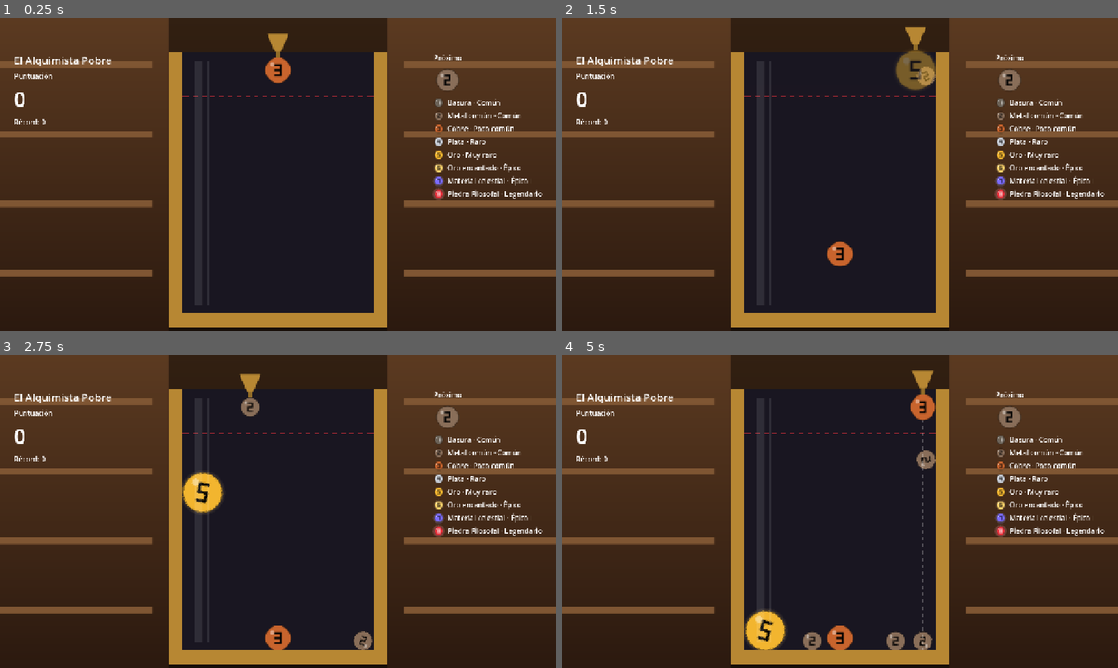
Above: before the commit, frames 1-4 (two rows, left to right).
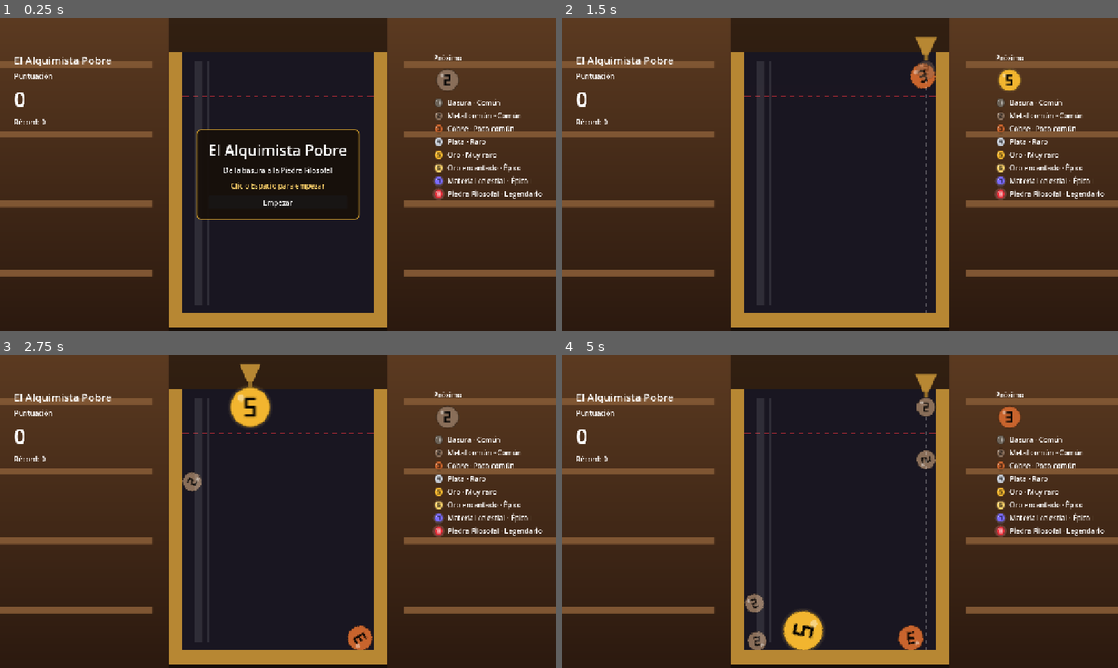
Above: after the commit, the same moments.

Repository: Francisco-Beltran-Millalen/suika-poor-alchemist
Game: Godot game, scene res://game/main.tscn
The game is run twice, just before and just after one commit, with the same random seed, the same clock (stepped at 60 frames per second) and the same inputs.
Inputs (mouse positions are in pixels of both pictures, inside the frame that each line leads up to):
- Up to frame 1 (0.25 s): no input
- Up to frame 2 (1.5 s): click (840, 202) at 0.5 s, where only the run after the commit has a clickable "Empezar"; tap Enter at 1.25 s; move the mouse to (962, 158) at 1.27 s; hold Space (drop) from 1.28 s (still down); click (962, 158) at 1.42 s
- Up to frame 3 (2.75 s): release Space (drop) at 2 s; drag from (166, 527) to (250, 574) at 2.02 s
- Up to frame 4 (5 s): move the mouse to (895, 442) at 2.77 s; hold Space (drop) 2.78-3.5 s; tap D (aim_right) at 2.85 s; click (895, 442) at 2.92 s; drag from (812, 574) to (673, 464) at 3.52 s; move the mouse to (1006, 558) at 4.27 s; hold Shift from 4.28 s (still down); click (1006, 558) at 4.42 s; tap Space (drop) at 4.55 s; tap R (restart) at 4.9 s

The runs differ from the first frame. In frame 1, 1.9% of the frame differs, in the area x 35-65%, y 4-65%; in frame 2, 1.6%; in frame 3, 2.3%; in frame 4, 3.2%, in the area x 32-83%, y 4-95%.

Commit message:
feat(sesión): pantalla de título y pausa
Co-Authored-By: Claude Sonnet 5.5 <noreply@anthropic.com>

Diff:
--- a/game/game_state.gd
+++ b/game/game_state.gd
@@ -33,6 +33,11 @@
 
 func get_next_piece() -> PieceData:
 	return _next_piece
+
+
+## `READY`: la partida espera a empezar (pantalla de título).
+func is_ready() -> bool:
+	return _status == Status.READY
 
 
 func is_playing() -> bool:
--- a/game/main.gd
+++ b/game/main.gd
@@ -11,6 +11,8 @@
 @export var config: GameConfig = preload("res://game/game_config.tres")
 ## Presets que F1–F3 activan. Solo se usan en builds de depuración.
 @export var debug_strategies: Array[SpawnStrategy] = []
+## `false` en los tests: la partida arranca sin pantalla de título.
+@export var show_title: bool = true
 ## Ruta del récord. Vacía → récord solo en memoria (la usan los tests).
 @export var records_path: String = "user://records.cfg"
 ## Sonidos de la partida (todos opcionales).
@@ -46,7 +48,7 @@
 			push_error(error)
 		return
 	_compose()
-	_start_new_game()
+	_start_new_game(show_title)
 
 
 # Getters de solo lectura para los tests de integración; el juego no los usa.
@@ -110,7 +112,10 @@
 	_ui.setup(_state, config.piece_catalog, _scores)
 	_drop_controller.aim_requested.connect(_drop_system.request_aim_global)
 	_drop_controller.aim_step_requested.connect(_drop_system.request_aim_step)
-	_drop_controller.drop_requested.connect(_drop_system.request_drop)
+	_drop_controller.drop_requested.connect(_on_drop_requested)
+	_drop_controller.pause_requested.connect(_on_pause_requested)
+	_ui.start_requested.connect(_on_start_requested)
+	_ui.resume_requested.connect(_on_resume_requested)
 	_spawner.piece_spawned.connect(_merge_system.register_piece)
 	_state.status_changed.connect(_on_state_status_changed)
 	_ui.restart_requested.connect(_on_restart_requested)
@@ -126,8 +131,8 @@
 	add_child(_debug_timer)
 
 
-# Orden de `02` §8.5. El primer arranque usa la misma función.
-func _start_new_game() -> void:
+# Orden de `02` §8. `with_title` deja la partida en `READY` (pantalla de título).
+func _start_new_game(with_title: bool) -> void:
 	_merge_system.reset()
 	_danger_system.reset()
 	_board.clear_pieces()
@@ -135,7 +140,8 @@
 	_state.reset()
 	_drop_system.reset()
 	_board.set_frozen(false)
-	_state.start()
+	if not with_title:
+		_state.start()
 
 
 # Con `stretch/aspect = "expand"` el ancho visible cambia con la ventana.
@@ -145,16 +151,58 @@
 
 
 # La regla de "terminada" vive en `GameState`; aquí se congela el tablero y se registra el récord.
+# Con la partida en `READY`, el clic que empieza no suelta una pieza. Las
+# señales llaman a los métodos aunque el nodo esté pausado: la guarda cuenta aquí.
+func _on_drop_requested() -> void:
+	if get_tree().paused:
+		return
+	if _state.is_ready():
+		_state.start()
+	else:
+		_drop_system.request_drop()
+
+
+func _on_start_requested() -> void:
+	_state.start()
+
+
+func _on_pause_requested() -> void:
+	if get_tree().paused:
+		_set_paused(false)
+	elif _state.is_playing():
+		_set_paused(true)
+
+
+func _on_resume_requested() -> void:
+	if get_tree().paused:
+		_set_paused(false)
+
+
+# Nadie más consulta el árbol: la UI y el audio se avisan desde aquí.
+func _set_paused(paused: bool) -> void:
+	get_tree().paused = paused
+	_ui.set_paused(paused)
+	_audio_director.set_paused(paused)
+
+
+func _notification(what: int) -> void:
+	if what == NOTIFICATION_APPLICATION_FOCUS_OUT and _state != null \
+			and _state.is_playing() and not get_tree().paused:
+		_set_paused(true)
+
+
 func _on_state_status_changed(_status: GameState.Status) -> void:
 	_board.set_frozen(_state.is_finished())
 	if _state.is_finished():
 		_scores.submit(_state.get_score())
 
 
-# Solo se reinicia una partida terminada (la consulta vive en `GameState`).
+# Se reinicia una partida terminada o en pausa (la consulta vive en `GameState`).
 func _on_restart_requested() -> void:
-	if _state.is_finished():
-		_start_new_game()
+	if _state.is_finished() or get_tree().paused:
+		if get_tree().paused:
+			_set_paused(false)
+		_start_new_game(false)
 
 
 # Depuración: cambiar de estrategia reinicia la partida aunque esté en curso.
@@ -163,7 +211,7 @@
 		return
 	var strategy: SpawnStrategy = debug_strategies[index]
 	_generator.set_strategy(strategy)
-	_start_new_game()
+	_start_new_game(false)
 	_debug_strategy_name = strategy.resource_path.get_file().get_basename()
 	_ui.set_debug_text("Estrategia: %s" % _debug_strategy_name)
 
--- a/game/main.tscn
+++ b/game/main.tscn
@@ -81,6 +81,7 @@
 script = ExtResource("21_audio")
 
 [node name="DropController" type="Node" parent="."]
+process_mode = 3
 script = ExtResource("6_controller")
 
 [node name="DebugController" type="Node" parent="."]
--- a/project.godot
+++ b/project.godot
@@ -84,6 +84,13 @@
 ]
 }
 
+pause={
+"deadzone": 0.2,
+"events": [Object(InputEventKey,"resource_local_to_scene":false,"resource_name":"","device":-1,"window_id":0,"alt_pressed":false,"shift_pressed":false,"ctrl_pressed":false,"meta_pressed":false,"pressed":false,"keycode":0,"physical_keycode":4194305,"key_label":0,"unicode":0,"location":0,"echo":false,"script":null)
+, Object(InputEventKey,"resource_local_to_scene":false,"resource_name":"","device":-1,"window_id":0,"alt_pressed":false,"shift_pressed":false,"ctrl_pressed":false,"meta_pressed":false,"pressed":false,"keycode":0,"physical_keycode":80,"key_label":0,"unicode":0,"location":0,"echo":false,"script":null)
+]
+}
+
 [importer_defaults]
 
 texture={
--- a/tests/integration/test_danger_integration.gd
+++ b/tests/integration/test_danger_integration.gd
@@ -15,6 +15,7 @@
 	_main = (load("res://game/main.tscn") as PackedScene).instantiate() as Main
 	_main.config = _config
 	_main.records_path = ""
+	_main.show_title = false
 	add_child_autofree(_main)
 
 
--- a/tests/integration/test_merge_integration.gd
+++ b/tests/integration/test_merge_integration.gd
@@ -16,6 +16,7 @@
 	_main = (load("res://game/main.tscn") as PackedScene).instantiate() as Main
 	_main.config = _config
 	_main.records_path = ""
+	_main.show_title = false
 	add_child_autofree(_main)
 
 
--- a/tests/integration/test_session_integration.gd
+++ b/tests/integration/test_session_integration.gd
@@ -15,7 +15,21 @@
 	_main = (load("res://game/main.tscn") as PackedScene).instantiate() as Main
 	_main.config = _config
 	_main.records_path = ""
+	_main.show_title = false
 	add_child_autofree(_main)
+
+
+func after_each() -> void:
+	get_tree().paused = false
+
+
+func _make_titled_main() -> Main:
+	var titled := (load("res://game/main.tscn") as PackedScene).instantiate() as Main
+	titled.config = _config
+	titled.records_path = ""
+	titled.show_title = true
+	add_child_autofree(titled)
+	return titled
 
 
 func _spawn(level: int, pos: Vector2) -> Piece:
@@ -100,3 +114,80 @@
 	_main.get_state().set_game_over()
 	var label: Label = _main.get_ui().get_node("Root/GameOverView/VBox/NewRecord") as Label
 	assert_false(label.visible)
+
+
+func test_title_waits_in_ready_and_the_starting_click_does_not_drop() -> void:
+	var titled: Main = _make_titled_main()
+	var state: GameState = titled.get_state()
+	assert_eq(state.get_status(), GameState.Status.READY)
+	assert_eq(titled.get_board().get_pieces().size(), 0)
+	assert_true(titled.get_ui().get_node("Root/TitleView").visible, "se ve la vista de título")
+	titled.get_drop_controller().drop_requested.emit()
+	assert_eq(state.get_status(), GameState.Status.PLAYING)
+	assert_eq(titled.get_board().get_pieces().size(), 0, "el clic que empieza no suelta")
+	assert_false(titled.get_ui().get_node("Root/TitleView").visible)
+	titled.get_drop_controller().drop_requested.emit()
+	assert_eq(titled.get_board().get_pieces().size(), 1, "el siguiente clic sí suelta")
+
+
+func test_title_button_starts_the_game() -> void:
+	var titled: Main = _make_titled_main()
+	titled.get_ui().start_requested.emit()
+	assert_true(titled.get_state().is_playing())
+	assert_eq(titled.get_board().get_pieces().size(), 0)
+
+
+func test_pause_request_pauses_and_resumes_the_tree() -> void:
+	_main.get_drop_controller().pause_requested.emit()
+	assert_true(get_tree().paused)
+	assert_true(_main.get_ui().get_node("Root/PauseView").visible)
+	_main.get_drop_controller().pause_requested.emit()
+	assert_false(get_tree().paused)
+	assert_false(_main.get_ui().get_node("Root/PauseView").visible)
+
+
+func test_drop_request_while_paused_creates_no_piece() -> void:
+	_main.get_drop_controller().pause_requested.emit()
+	_main.get_drop_controller().drop_requested.emit()
+	assert_eq(_main.get_board().get_pieces().size(), 0)
+	_main.get_drop_controller().pause_requested.emit()
+	_main.get_drop_controller().drop_requested.emit()
+	assert_eq(_main.get_board().get_pieces().size(), 1, "al reanudar, suelta")
+
+
+func test_pause_request_outside_playing_does_nothing() -> void:
+	_main.get_state().set_game_over()
+	_main.get_drop_controller().pause_requested.emit()
+	assert_false(get_tree().paused)
+	var titled: Main = _make_titled_main()
+	titled.get_drop_controller().pause_requested.emit()
+	assert_false(get_tree().paused, "tampoco en el título")
+
+
+func test_resume_button_unpauses() -> void:
+	_main.get_drop_controller().pause_requested.emit()
+	_main.get_ui().resume_requested.emit()
+	assert_false(get_tree().paused)
+
+
+func test_restart_while_paused_restarts_and_unpauses() -> void:
+	_spawn(3, Vector2(300.0, 500.0))
+	_main.get_state().add_score(9)
+	_main.get_drop_controller().pause_requested.emit()
+	_main.get_ui().restart_requested.emit()
+	assert_false(get_tree().paused)
+	assert_false(_main.get_ui().get_node("Root/PauseView").visible)
+	assert_eq(_main.get_board().get_pieces().size(), 0)
+	assert_eq(_main.get_state().get_score(), 0)
+	assert_true(_main.get_state().is_playing())
+
+
+func test_losing_window_focus_pauses_a_running_game() -> void:
+	_main.notification(Node.NOTIFICATION_APPLICATION_FOCUS_OUT)
+	assert_true(get_tree().paused)
+
+
+func test_losing_window_focus_in_the_title_does_not_pause() -> void:
+	var titled: Main = _make_titled_main()
+	titled.notification(Node.NOTIFICATION_APPLICATION_FOCUS_OUT)
+	assert_false(get_tree().paused)
--- /dev/null
+++ b/tests/unit/test_drop_controller.gd
@@ -0,0 +1,56 @@
+extends GutTest
+
+var _controller: DropController
+
+
+func before_each() -> void:
+	_controller = DropController.new()
+	add_child_autofree(_controller)
+	watch_signals(_controller)
+
+
+func after_each() -> void:
+	get_tree().paused = false
+
+
+func _press(action: StringName) -> void:
+	var event := InputEventAction.new()
+	event.action = action
+	event.pressed = true
+	_controller._unhandled_input(event)
+
+
+func test_actions_emit_their_intentions() -> void:
+	_press(&"drop")
+	_press(&"restart")
+	_press(&"toggle_mute")
+	_press(&"pause")
+	assert_signal_emit_count(_controller, "drop_requested", 1)
+	assert_signal_emit_count(_controller, "restart_requested", 1)
+	assert_signal_emit_count(_controller, "mute_requested", 1)
+	assert_signal_emit_count(_controller, "pause_requested", 1)
+
+
+func test_while_paused_only_pause_is_emitted() -> void:
+	get_tree().paused = true
+	_press(&"drop")
+	_press(&"restart")
+	_press(&"toggle_mute")
+	var motion := InputEventMouseMotion.new()
+	motion.position = Vector2(300.0, 200.0)
+	_controller._unhandled_input(motion)
+	assert_signal_not_emitted(_controller, "drop_requested")
+	assert_signal_not_emitted(_controller, "restart_requested")
+	assert_signal_not_emitted(_controller, "mute_requested")
+	assert_signal_not_emitted(_controller, "aim_requested")
+	_press(&"pause")
+	assert_signal_emit_count(_controller, "pause_requested", 1)
+
+
+func test_controller_keeps_processing_while_paused() -> void:
+	var main := load("res://game/main.tscn") as PackedScene
+	var instance := main.instantiate() as Main
+	instance.records_path = ""
+	instance.show_title = false
+	add_child_autofree(instance)
+	assert_eq(instance.get_drop_controller().process_mode, Node.PROCESS_MODE_ALWAYS)
--- a/tests/unit/test_game_state.gd
+++ b/tests/unit/test_game_state.gd
@@ -16,6 +16,7 @@
 
 
 func test_initial_status_is_ready() -> void:
+	assert_true(_state.is_ready())
 	assert_eq(_state.get_status(), GameState.Status.READY)
 	assert_false(_state.is_playing())
 	assert_false(_state.is_finished())
--- a/tests/unit/test_game_ui.gd
+++ b/tests/unit/test_game_ui.gd
@@ -133,3 +133,36 @@
 	var view: Control = ui.get_node("Root/VictoryView") as Control
 	assert_true(await wait_until(func() -> bool: return view.visible, 2.0))
 	assert_true((ui.get_node("Root/VictoryView/VBox/NewRecord") as Label).visible)
+
+
+func test_title_view_shows_only_while_ready() -> void:
+	var title: Control = _node("Root/TitleView") as Control
+	assert_false(title.visible, "en PLAYING no se ve")
+	_state.reset()
+	assert_true(title.visible, "en READY se ve")
+	_state.start()
+	assert_false(title.visible)
+
+
+func test_pause_view_follows_set_paused() -> void:
+	var pause: Control = _node("Root/PauseView") as Control
+	assert_false(pause.visible)
+	_ui.set_paused(true)
+	assert_true(pause.visible)
+	_ui.set_paused(false)
+	assert_false(pause.visible)
+
+
+func test_start_resume_and_pause_restart_buttons_emit_their_signals() -> void:
+	watch_signals(_ui)
+	(_node("Root/TitleView/VBox/StartButton") as Button).pressed.emit()
+	(_node("Root/PauseView/VBox/ResumeButton") as Button).pressed.emit()
+	(_node("Root/PauseView/VBox/RestartButton") as Button).pressed.emit()
+	assert_signal_emit_count(_ui, "start_requested", 1)
+	assert_signal_emit_count(_ui, "resume_requested", 1)
+	assert_signal_emit_count(_ui, "restart_requested", 1)
+	assert_signal_emit_count(_ui, "button_pressed", 3)
+
+
+func test_ui_keeps_processing_while_paused() -> void:
+	assert_eq(_ui.process_mode, Node.PROCESS_MODE_ALWAYS)
--- a/tools/balance_sim.gd
+++ b/tools/balance_sim.gd
@@ -88,6 +88,9 @@
 	config.rng_seed = job["seed"] as int
 	_main = MAIN_SCENE.instantiate() as Main
 	_main.config = config
+	# Sin título la partida arranca sola; sin ruta de récord no se escribe el del usuario.
+	_main.show_title = false
+	_main.records_path = ""
 	for node_name: String in PRESENTATION_NODES:
 		var node: Node = _main.find_child(node_name, true, false)
 		if node != null:
--- a/ui/drop_controller.gd
+++ b/ui/drop_controller.gd
@@ -1,21 +1,32 @@
 class_name DropController
 extends Node
 ## Traduce el input del jugador en intenciones. No conoce reglas.
+##
+## Procesa también en pausa (`PROCESS_MODE_ALWAYS`), pero entonces solo emite
+## `pause_requested`: ni apuntar ni soltar.
 
 signal aim_requested(global_x: float)
 signal aim_step_requested(direction: float, delta: float)
 signal drop_requested
 signal restart_requested
 signal mute_requested
+signal pause_requested
 
 
 func _process(delta: float) -> void:
+	if get_tree().paused:
+		return
 	var direction: float = Input.get_axis("aim_left", "aim_right")
 	if direction != 0.0:
 		aim_step_requested.emit(direction, delta)
 
 
 func _unhandled_input(event: InputEvent) -> void:
+	if event.is_action_pressed("pause"):
+		pause_requested.emit()
+		return
+	if get_tree().paused:
+		return
 	if event is InputEventMouseMotion:
 		# Sin Camera2D, las coordenadas del viewport son las globales.
 		aim_requested.emit((event as InputEventMouseMotion).position.x)
--- a/ui/game_ui.gd
+++ b/ui/game_ui.gd
@@ -1,12 +1,16 @@
 class_name GameUI
 extends CanvasLayer
-## HUD: puntuación, PRÓXIMO, leyenda de rareza y pantallas de fin de partida.
+## HUD: puntuación, récord, PRÓXIMO, leyenda de rareza y las pantallas de
+## título, pausa y fin de partida. Procesa también en pausa.
 ##
 ## Observa el estado; nunca lo modifica. El reinicio sale como intención.
 
 signal restart_requested
 ## Se emite al pulsar cualquier botón (para el sonido de clic).
 signal button_pressed
+signal resume_requested
+## Botón de la vista de título.
+signal start_requested
 
 ## Segundos hasta mostrar la pantalla de victoria (deja ver la animación).
 @export var victory_view_delay: float = 1.5
@@ -25,6 +29,8 @@
 @onready var _victory_score: Label = $Root/VictoryView/VBox/FinalScore
 @onready var _victory_timer: Timer = $VictoryTimer
 @onready var _debug_label: Label = $Root/DebugLabel
+@onready var _title_view: PanelContainer = $Root/TitleView
+@onready var _pause_view: PanelContainer = $Root/PauseView
 @onready var _best_value: Label = $Root/LeftPanel/BestValue
 @onready var _game_over_record: Label = $Root/GameOverView/VBox/NewRecord
 @onready var _victory_record: Label = $Root/VictoryView/VBox/NewRecord
@@ -33,6 +39,9 @@
 func _ready() -> void:
 	($Root/GameOverView/VBox/RestartButton as Button).pressed.connect(_on_restart_button_pressed)
 	($Root/VictoryView/VBox/RestartButton as Button).pressed.connect(_on_restart_button_pressed)
+	($Root/TitleView/VBox/StartButton as Button).pressed.connect(_on_start_button_pressed)
+	($Root/PauseView/VBox/ResumeButton as Button).pressed.connect(_on_resume_button_pressed)
+	($Root/PauseView/VBox/RestartButton as Button).pressed.connect(_on_restart_button_pressed)
 	_victory_timer.timeout.connect(_on_victory_timer_timeout)
 
 
@@ -51,6 +60,11 @@
 	_on_state_score_changed(state.get_score())
 	_on_state_next_piece_changed(state.get_next_piece())
 	_on_state_status_changed(state.get_status())
+
+
+## Muestra u oculta la vista de pausa.
+func set_paused(paused: bool) -> void:
+	_pause_view.visible = paused
 
 
 ## Texto de depuración en una esquina; cadena vacía lo oculta.
@@ -102,6 +116,7 @@
 	_victory_timer.stop()
 	_game_over_view.hide()
 	_victory_view.hide()
+	_title_view.visible = status == GameState.Status.READY
 	if not _state.is_finished():
 		_is_new_record = false
 		_game_over_record.hide()
@@ -130,6 +145,16 @@
 	_show_end_view(_victory_view)
 
 
+func _on_start_button_pressed() -> void:
+	button_pressed.emit()
+	start_requested.emit()
+
+
+func _on_resume_button_pressed() -> void:
+	button_pressed.emit()
+	resume_requested.emit()
+
+
 func _on_restart_button_pressed() -> void:
 	button_pressed.emit()
 	restart_requested.emit()
--- a/ui/game_ui.tscn
+++ b/ui/game_ui.tscn
@@ -20,6 +20,7 @@
 content_margin_bottom = 24.0
 
 [node name="GameUI" type="CanvasLayer"]
+process_mode = 3
 script = ExtResource("1_ui")
 
 [node name="Root" type="Control" parent="."]
@@ -192,5 +193,80 @@
 layout_mode = 2
 text = "Reiniciar (R)"
 
+[node name="TitleView" type="PanelContainer" parent="Root"]
+visible = false
+layout_mode = 1
+anchors_preset = 8
+anchor_left = 0.5
+anchor_top = 0.5
+anchor_right = 0.5
+anchor_bottom = 0.5
+grow_horizontal = 2
+grow_vertical = 2
+mouse_filter = 2
+theme_override_styles/panel = SubResource("StyleBoxFlat_end_view")
+
+[node name="VBox" type="VBoxContainer" parent="Root/TitleView"]
+custom_minimum_size = Vector2(320, 0)
+layout_mode = 2
+mouse_filter = 2
+theme_override_constants/separation = 12
+
+[node name="Title" type="Label" parent="Root/TitleView/VBox"]
+layout_mode = 2
+theme_override_font_sizes/font_size = 34
+text = "El Alquimista Pobre"
+horizontal_alignment = 1
+autowrap_mode = 2
+
+[node name="Subtitle" type="Label" parent="Root/TitleView/VBox"]
+layout_mode = 2
+text = "De la basura a la Piedra Filosofal"
+horizontal_alignment = 1
+autowrap_mode = 2
+
+[node name="Hint" type="Label" parent="Root/TitleView/VBox"]
+layout_mode = 2
+theme_override_colors/font_color = Color(1, 0.83, 0.42, 1)
+text = "Clic o Espacio para empezar"
+horizontal_alignment = 1
+
+[node name="StartButton" type="Button" parent="Root/TitleView/VBox"]
+layout_mode = 2
+text = "Empezar"
+
+[node name="PauseView" type="PanelContainer" parent="Root"]
+visible = false
+layout_mode = 1
+anchors_preset = 8
+anchor_left = 0.5
+anchor_top = 0.5
+anchor_right = 0.5
+anchor_bottom = 0.5
+grow_horizontal = 2
+grow_vertical = 2
+mouse_filter = 2
+theme_override_styles/panel = SubResource("StyleBoxFlat_end_view")
+
+[node name="VBox" type="VBoxContainer" parent="Root/PauseView"]
+custom_minimum_size = Vector2(320, 0)
+layout_mode = 2
+mouse_filter = 2
+theme_override_constants/separation = 12
+
+[node name="Title" type="Label" parent="Root/PauseView/VBox"]
+layout_mode = 2
+theme_override_font_sizes/font_size = 30
+text = "Pausa"
+horizontal_alignment = 1
+
+[node name="ResumeButton" type="Button" parent="Root/PauseView/VBox"]
+layout_mode = 2
+text = "Continuar (Esc)"
+
+[node name="RestartButton" type="Button" parent="Root/PauseView/VBox"]
+layout_mode = 2
+text = "Reiniciar partida"
+
 [node name="VictoryTimer" type="Timer" parent="."]
 one_shot = true
Not shown, changed: docs/02_technical_design.md
Not shown, changed: docs/04_gameplay_design.md
Not shown, changed: docs/07_diseno_presentacion.md
